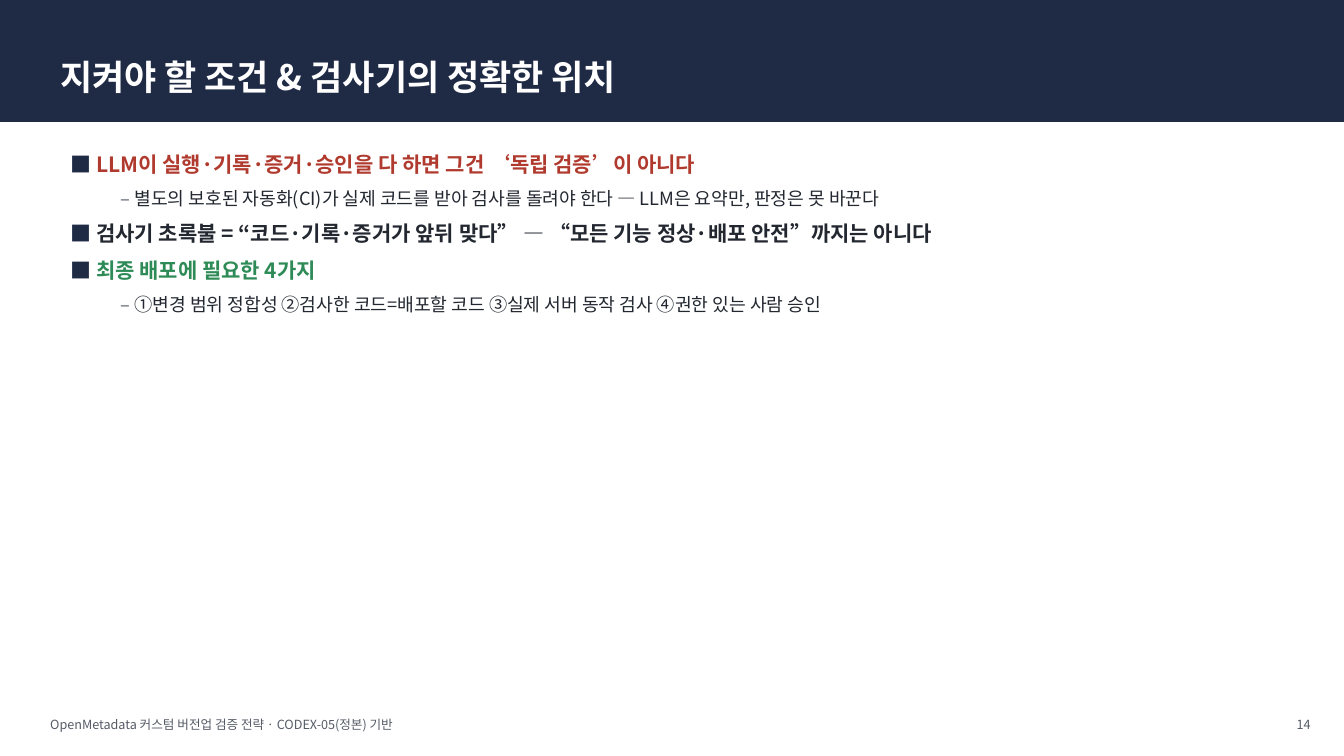
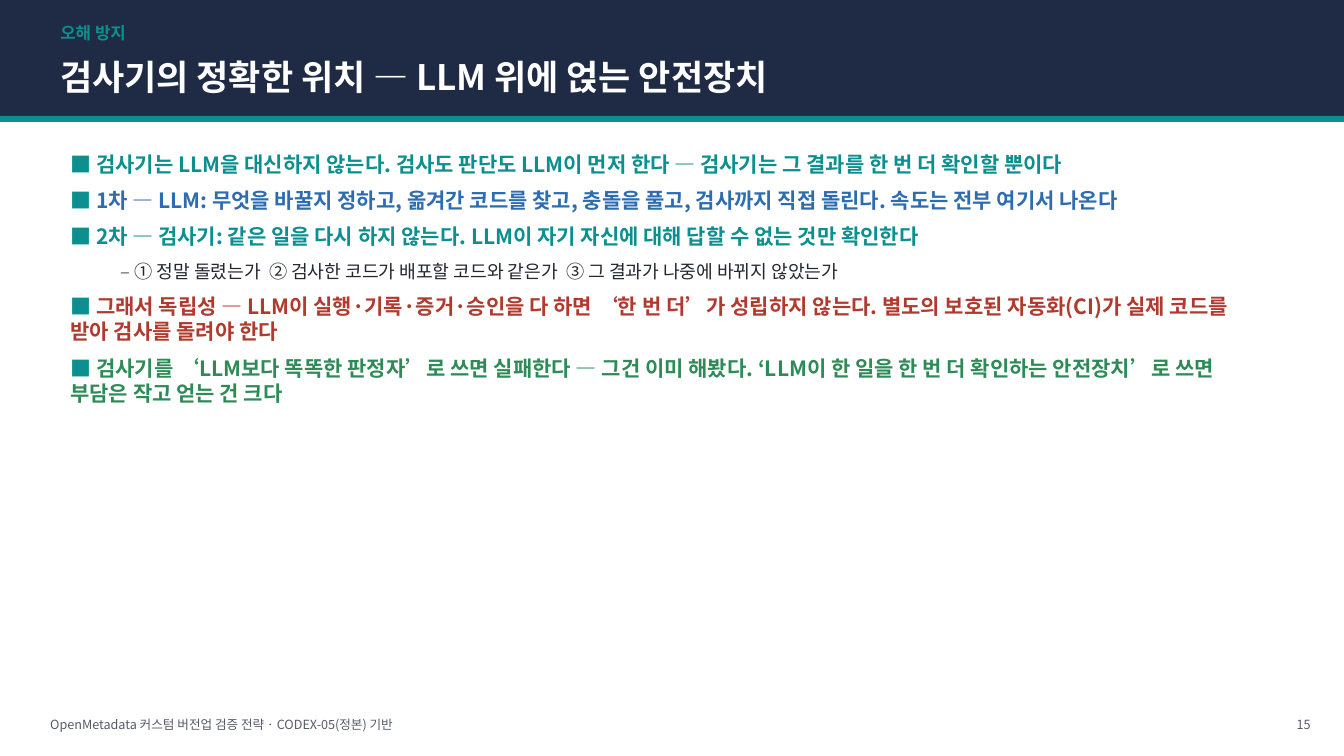
Before and after one commit to easyseop/openmetadata-lab-docs, a slide deck: slide 15 of docs/CODEX-05-전략발표.pptx (slide 14 before the commit). Drawn at 1344x756 pixels with LibreOffice and Linux fonts; fonts in the diff are those of the drawing. Boxes give left, top, right and bottom in pixels: in the first picture for what was removed or moved away, otherwise in the second. Text is boxed around its words. In the diff, an @@ line names an element or a change of style, - is before the commit and + after.

```diff
--- a/docs/CODEX-05-전략발표.pptx
+++ b/docs/CODEX-05-전략발표.pptx
@@ text added at <box>60,25,126,41</box>, 12 pt, text #0E8F8F, bold @@
+오해 방지
@@ text at <box>60,60,768,93</box>: text changed @@
-지켜야 할 조건 & 검사기의 정확한 위치
+검사기의 정확한 위치 — LLM 위에 얹는 안전장치
@@ rectangle at <box>0,116,1344,122</box>: fill #1F2A44 to #0E8F8F @@
@@ text at <box>70,154,1228,403</box>: text changed; text colour #222730 to #0E8F8F @@
-■ LLM이 실행·기록·증거·승인을 다 하면 그건 ‘독립 검증’이 아니다
-  – 별도의 보호된 자동화(CI)가 실제 코드를 받아 검사를 돌려야 한다 — LLM은 요약만, 판정은 못 바꾼다
-■ 검사기 초록불 = “코드·기록·증거가 앞뒤 맞다” — “모든 기능 정상·배포 안전”까지는 아니다
-■ 최종 배포에 필요한 4가지
-  – ①변경 범위 정합성 ②검사한 코드=배포할 코드 ③실제 서버 동작 검사 ④권한 있는 사람 승인
+■ 검사기는 LLM을 대신하지 않는다. 검사도 판단도 LLM이 먼저 한다 — 검사기는 그 결과를 한 번 더 확인할 뿐이다
+■ 1차 — LLM: 무엇을 바꿀지 정하고, 옮겨간 코드를 찾고, 충돌을 풀고, 검사까지 직접 돌린다. 속도는 전부 여기서 나온다
+■ 2차 — 검사기: 같은 일을 다시 하지 않는다. LLM이 자기 자신에 대해 답할 수 없는 것만 확인한다
+  – ① 정말 돌렸는가 ② 검사한 코드가 배포할 코드와 같은가 ③ 그 결과가 나중에 바뀌지 않았는가
+■ 그래서 독립성 — LLM이 실행·기록·증거·승인을 다 하면 ‘한 번 더’가 성립하지 않는다. 별도의 보호된 자동화(CI)가 실제 코드를 받아 검사를 돌려야 한다
+■ 검사기를 ‘LLM보다 똑똑한 판정자’로 쓰면 실패한다 — 그건 이미 해봤다. ‘LLM이 한 일을 한 번 더 확인하는 안전장치’로 쓰면 부담은 작고 얻는 건 크다
@@ text at <box>1297,719,1311,729</box>: text changed @@
-14
+15
```
Also in this commit, not shown: 13 other slides changed, 2 slides added, 1 slide removed, 2 other files.
